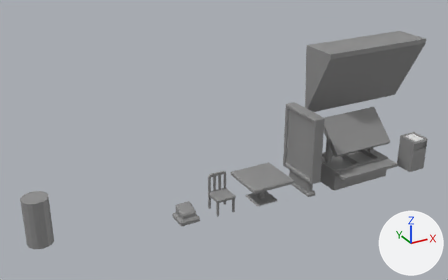
What one commit did to the Blender file blender/assets.blend.
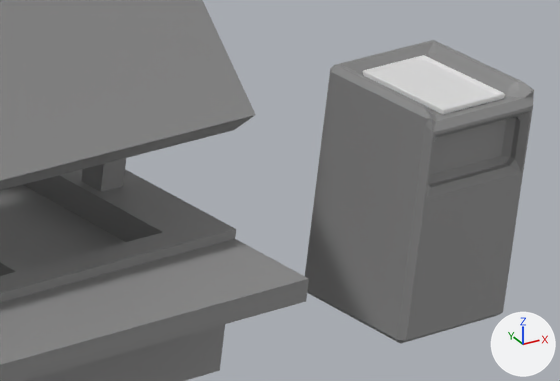
The first picture shows the older version from a 50 mm lens placed at (-5.76, -16.49, 10.88), pointed at (3.57, 0.48, 2.39). The close-ups show both versions on the part from 80% to 96% of the width and 45% to 63% of the height of that picture. Arrows for +X, +Y and +Z are at lower right; the lights stay in place.

Names of what the first close-up shows: 'FoodTable', 'FoodTrashCan', 'FoodTray'.
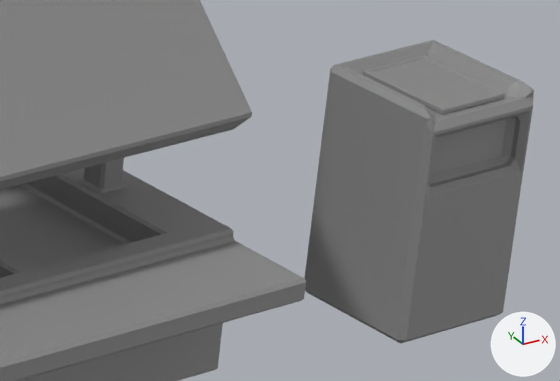
Pixel boxes (x1, y1, x2, y2) of what changed, in the close-ups (560 x 381 px):
'FoodTable', modifiers changed
    before: (0, 0, 309, 381)
    after: (0, 0, 306, 381)
'FoodTray', recoloured (white to grey)
    both: (363, 55, 505, 115)

The change, as a list of edits to the scene's bpy script:
```text
Change me_cube_006:
    where me_cube_006.from_pydata(...)  # 16 vertices, 14 faces; spans x -0.215..0.215, y -0.302..0.277, z 0.0..0.032
    add me_cube_006.materials.append(mat_assetmaterial)  # grey #8f8f8f
Change ob_foodtable:
    add _m = ob_foodtable.modifiers.new('Bevel', 'BEVEL')
    add _m.width = 0.017
    add _m.width_pct = 0.017
```
